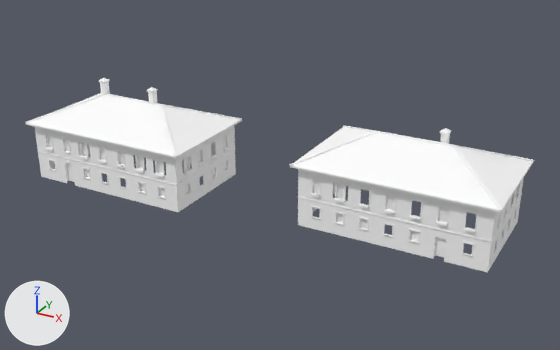
A saved change to the glTF model games/yorimichi/assets/belmonte/meshes/SM_BM_BE_6_Villa.glb.
Camera for both pictures: a 50 mm lens placed at (43.6, -63.4, 40.9), pointed at (2.2, 11.9, 3.3). The axes (+X, +Y, +Z) are drawn at lower left. The lights are the same throughout. The first picture is the older version. Vertices at exactly the same position are counted once.

Objects in the first picture: 'SM_BM_BE_6_Villa'.
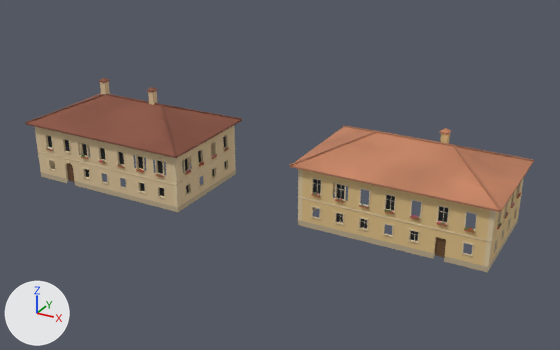
What differs and where, as boxes (x1, y1, x2, y2) in the pictures (560 x 350 px):
```json
{"part": 1, "of": "me_sm_be_6_villa", "change": "recoloured", "before": [25, 78, 535, 272], "after": [25, 78, 535, 272], "on screen": "white to beige"}
```

The change, as JSON lines over the scene's bpy script:
```json
{"block": "me_sm_be_6_villa", "where": "me_sm_be_6_villa.from_pydata(...)  # 7929 vertices, 11688 faces; spans x -29.8..29.8, y 2.7..21.3, z -0.3..12.3"}
{"block": "me_sm_be_6_villa", "where": "# used by ob_sm_bm_be_6_villa; location = (0.0, 0.0, 0.0)"}
{"block": "me_sm_be_6_villa", "change": "me_sm_be_6_villa part 1: 11688 faces centred in x -29.7..29.7, y 2.8..21.2, z -0.2..12.1 are repainted in the vertex colours; the middle colour goes from white #ffffff to beige #dec49b"}
```
